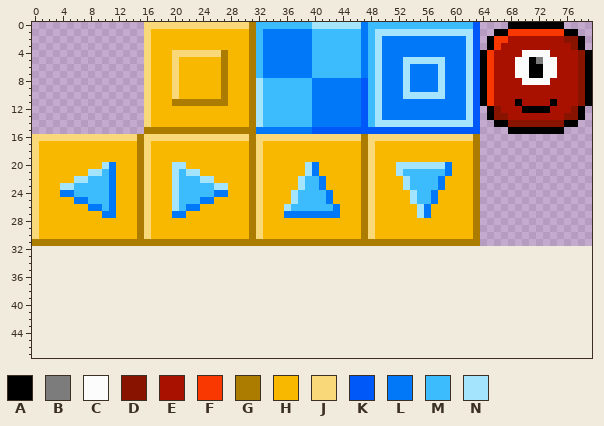
Sprite sheet: game/tiles.png. Above is the file before it was changed.
The file is 80x32 pixels. The old version is drawn lined up with the new one, on the new canvas.
Palette (. is transparent): A #000000  B #7c7c7c  C #fcfcfc  D #881400  E #a81000  F #f83800  G #ac7c00  H #f8b800  J #f8d878  K #0058f8  L #0078f8  M #3cbcfc  N #a4e4fc
Pixels before (only the part around the change), first column x 0:
 0 ................JJJJJJJJJJJJJJJGMMMMMMMMNNNNNNNLMMMMMMMMMMMMMMMK....AAAAAAAA....
 1 ................JHHHHHHHHHHHHHHGMLLLLLLLMMMMMMMLMNNNNNNNNNNNNNNK..AAFFFFFFFFAA..
 2 ................JHHHHHHHHHHHHHHGMLLLLLLLMMMMMMMLMNLLLLLLLLLLLLNK.AFFEEEEEEEEDDA.
 3 ................JHHHHHHHHHHHHHHGMLLLLLLLMMMMMMMLMNLLLLLLLLLLLLNK.AFEEEEEEEEEEDA.
 4 ................JHHHJJJJJJJGHHHGMLLLLLLLMMMMMMMLMNLLLLLLLLLLLLNKAFEEEECCCCEEEEDA
 5 ................JHHHJHHHHHHGHHHGMLLLLLLLMMMMMMMLMNLLLNNNNNNLLLNKAFEEECCABCCEEEDA
 6 ................JHHHJHHHHHHGHHHGMLLLLLLLMMMMMMMLMNLLLNLLLLNLLLNKAFEEECCAACCEEEDA
 7 ................JHHHJHHHHHHGHHHGMLLLLLLLMMMMMMMLMNLLLNLLLLNLLLNKAFEEECCAACCEEEDA
 8 ................JHHHJHHHHHHGHHHGNMMMMMMMLLLLLLLKMNLLLNLLLLNLLLNKAFEEEECCCCEEEEDA
 9 ................JHHHJHHHHHHGHHHGNMMMMMMMLLLLLLLKMNLLLNLLLLNLLLNKAFEEEEEEEEEEEEDA
10 ................JHHHJHHHHHHGHHHGNMMMMMMMLLLLLLLKMNLLLNNNNNNLLLNKAFEEEEEEEEEEEEDA
11 ................JHHHGGGGGGGGHHHGNMMMMMMMLLLLLLLKMNLLLLLLLLLLLLNKAFEEEAEEEEAEEEDA
12 ................JHHHHHHHHHHHHHHGNMMMMMMMLLLLLLLKMNLLLLLLLLLLLLNK.ADEEEAAAAEEEDA.
13 ................JHHHHHHHHHHHHHHGNMMMMMMMLLLLLLLKMNLLLLLLLLLLLLNK.ADDEEEEEEEEDDA.
14 ................JHHHHHHHHHHHHHHGNMMMMMMMLLLLLLLKMNNNNNNNNNNNNNNK..AADDDDDDDDAA..
15 ................GGGGGGGGGGGGGGGGLLLLLLLLKKKKKKKKKKKKKKKKKKKKKKKK....AAAAAAAA....
16 JJJJJJJJJJJJJJJGJJJJJJJJJJJJJJJGJJJJJJJJJJJJJJJGJJJJJJJJJJJJJJJG................
17 JHHHHHHHHHHHHHHGJHHHHHHHHHHHHHHGJHHHHHHHHHHHHHHGJHHHHHHHHHHHHHHG................
18 JHHHHHHHHHHHHHHGJHHHHHHHHHHHHHHGJHHHHHHHHHHHHHHGJHHHHHHHHHHHHHHG................
19 JHHHHHHHHHHHHHHGJHHHHHHHHHHHHHHGJHHHHHHHHHHHHHHGJHHHHHHHHHHHHHHG................
20 JHHHHHHHHHNLHHHGJHHHNNHHHHHHHHHGJHHHHHHNLHHHHHHGJHHHNNNNNNNLHHHG................
21 JHHHHHHHNNMLHHHGJHHHNMNNHHHHHHHGJHHHHHHNLHHHHHHGJHHHNMMMMMMLHHHG................
22 JHHHHHNNMMMLHHHGJHHHNMMMNNHHHHHGJHHHHHNMMLHHHHHGJHHHHNMMMMLHHHHG................
23 JHHHNNMMMMMLHHHGJHHHNMMMMMNNHHHGJHHHHHNMMLHHHHHGJHHHHNMMMMLHHHHG................
24 JHHHLLMMMMMLHHHGJHHHNMMMMMLLHHHGJHHHHNMMMMLHHHHGJHHHHHNMMLHHHHHG................
25 JHHHHHLLMMMLHHHGJHHHNMMMLLHHHHHGJHHHHNMMMMLHHHHGJHHHHHNMMLHHHHHG................
26 JHHHHHHHLLMLHHHGJHHHNMLLHHHHHHHGJHHHNMMMMMMLHHHGJHHHHHHNLHHHHHHG................
27 JHHHHHHHHHLLHHHGJHHHLLHHHHHHHHHGJHHHLLLLLLLLHHHGJHHHHHHNLHHHHHHG................
28 JHHHHHHHHHHHHHHGJHHHHHHHHHHHHHHGJHHHHHHHHHHHHHHGJHHHHHHHHHHHHHHG................
29 JHHHHHHHHHHHHHHGJHHHHHHHHHHHHHHGJHHHHHHHHHHHHHHGJHHHHHHHHHHHHHHG................
30 JHHHHHHHHHHHHHHGJHHHHHHHHHHHHHHGJHHHHHHHHHHHHHHGJHHHHHHHHHHHHHHG................
31 GGGGGGGGGGGGGGGGGGGGGGGGGGGGGGGGGGGGGGGGGGGGGGGGGGGGGGGGGGGGGGGG................
32 ................................................................................
33 ................................................................................
34 ................................................................................
35 ................................................................................
36 ................................................................................
37 ................................................................................
38 ................................................................................
39 ................................................................................
40 ................................................................................
41 ................................................................................
42 ................................................................................
43 ................................................................................
44 ................................................................................
45 ................................................................................
46 ................................................................................
47 ................................................................................
After:
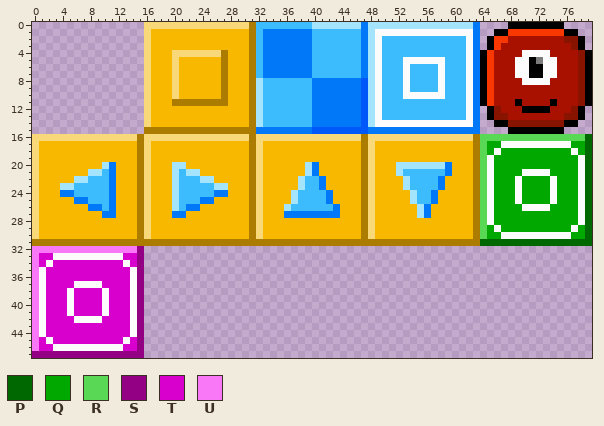
Colours new in this view: P #006800  Q #00a800  R #58d854  S #940084  T #d800cc  U #f878f8
Diff:
canvas 80x32 -> 80x48
Colour C now appears in row 17 at x 67 to 76; in row 18 at x 66 and 77; in rows 19 to 20 at x 65 and 78; in row 21 at x 65, 70 to 73 and 78; in rows 22 to 25 at x 65, 69, 74 and 78; in row 26 at x 65, 70 to 73 and 78.
Colour C now appears in rows 27 to 28 at x 65 and 78; in row 29 at x 66 and 77; in row 30 at x 67 to 76; in row 33 at x 3 to 12; in row 34 at x 2 and 13; in rows 35 to 36 at x 1 and 14.
Colour C now appears in row 37 at x 1, 6 to 9 and 14; in rows 38 to 41 at x 1, 5, 10 and 14; in row 42 at x 1, 6 to 9 and 14; in rows 43 to 44 at x 1 and 14; in row 45 at x 2 and 13; in row 46 at x 3 to 12.
The author changed colour N to colour C in row 1 at x 49 to 62; in rows 2 to 4 at x 49 and 62; in row 5 at x 49, 53 to 58 and 62; in rows 6 to 9 at x 49, 53, 58 and 62; in row 10 at x 49, 53 to 58 and 62; in rows 11 to 13 at x 49 and 62.
The author changed colour N to colour C in row 14 at x 49 to 62.
The author changed colour K to colour L in rows 0 to 14 at x 63; in row 15 at x 48 to 63.
The author changed colour L to colour M in rows 2 to 4 at x 50 to 61; in row 5 at x 50 to 52 and 59 to 61; in rows 6 to 9 at x 50 to 52, 54 to 57 and 59 to 61; in row 10 at x 50 to 52 and 59 to 61; in rows 11 to 13 at x 50 to 61.
The author changed colour M to colour N in row 0 at x 48 to 62; in rows 1 to 14 at x 48.
Colour P now appears in rows 16 to 30 at x 79; in row 31 at x 64 to 79.
Colour Q now appears in row 17 at x 65 to 66 and 77 to 78; in row 18 at x 65, 67 to 76 and 78; in rows 19 to 20 at x 66 to 77; in row 21 at x 66 to 69 and 74 to 77; in rows 22 to 25 at x 66 to 68, 70 to 73 and 75 to 77; in row 26 at x 66 to 69 and 74 to 77.
Colour Q now appears in rows 27 to 28 at x 66 to 77; in row 29 at x 65, 67 to 76 and 78; in row 30 at x 65 to 66 and 77 to 78.
Colour R now appears in row 16 at x 64 to 78; in rows 17 to 30 at x 64.
Colour S now appears in rows 32 to 46 at x 15; in row 47 at x 0 to 15.
Colour T now appears in row 33 at x 1 to 2 and 13 to 14; in row 34 at x 1, 3 to 12 and 14; in rows 35 to 36 at x 2 to 13; in row 37 at x 2 to 5 and 10 to 13; in rows 38 to 41 at x 2 to 4, 6 to 9 and 11 to 13; in row 42 at x 2 to 5 and 10 to 13.
Colour T now appears in rows 43 to 44 at x 2 to 13; in row 45 at x 1, 3 to 12 and 14; in row 46 at x 1 to 2 and 13 to 14.
Colour U now appears in row 32 at x 0 to 14; in rows 33 to 46 at x 0.
Boxes around the changes in both pictures, in picture pixels (x1, y1, x2, y2):
changed: (368, 22, 592, 246)
added: (32, 246, 144, 358)
